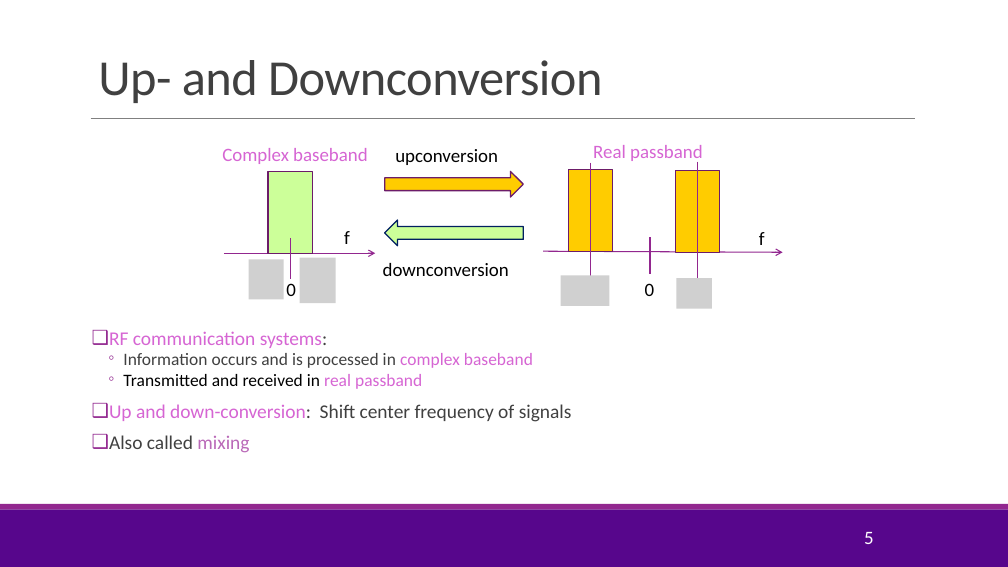
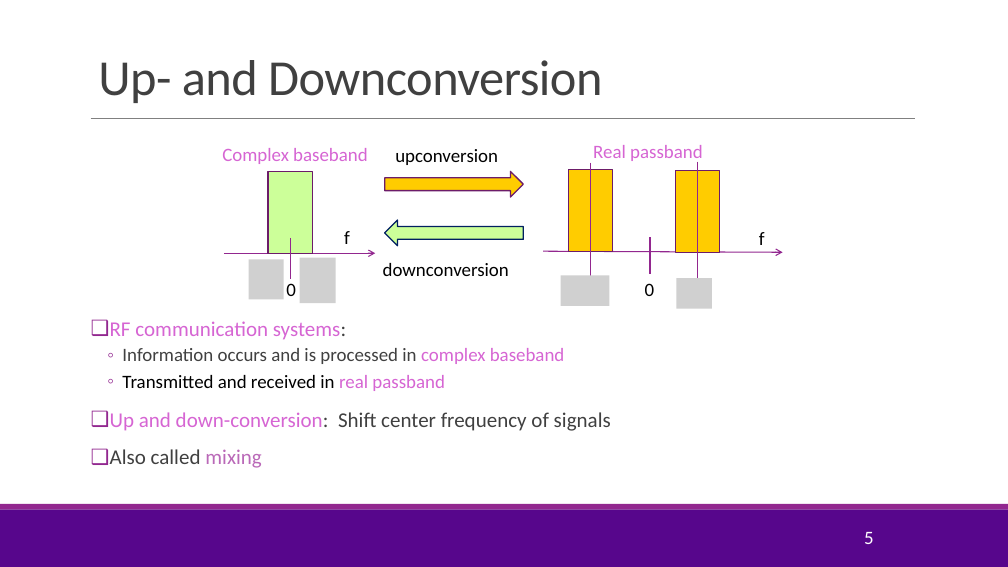
Before and after one commit to sdrangan/wirelesscomm, a slide deck: slide 5 of lectures/Unit03_Fading.pptx. Drawn at 1008x567 pixels with LibreOffice and Linux fonts; fonts in the diff are those of the drawing; grey boxes stand for pictures; background and template pictures are left out. Boxes give left, top, right and bottom in pixels: in the first picture for what was removed or moved away, otherwise in the second. Text is boxed around its words. In the diff, an @@ line names an element or a change of style, - is before the commit and + after.

```diff
--- a/lectures/Unit03_Fading.pptx
+++ b/lectures/Unit03_Fading.pptx
@@ text "RF communication systems:": place and size @@
-text "RF communication systems:" at (109, 331, 572, 453)
+text "RF communication systems:" at (110, 321, 611, 468)
@@ text "RF communication systems:" at (110, 321, 611, 468): size 18.5 to 20 pt in "RF communication systems:", "Up and down-conversion: Shift center frequency of ...", "Also called mixing"; size 16.6 to 18 pt in "Information occurs and is processed in complex ...", "Transmitted and received in real passband"; line spacing 0.7 to 0.9 @@
```
Also in this commit, not shown: 2 other slides changed, 8 other files.
